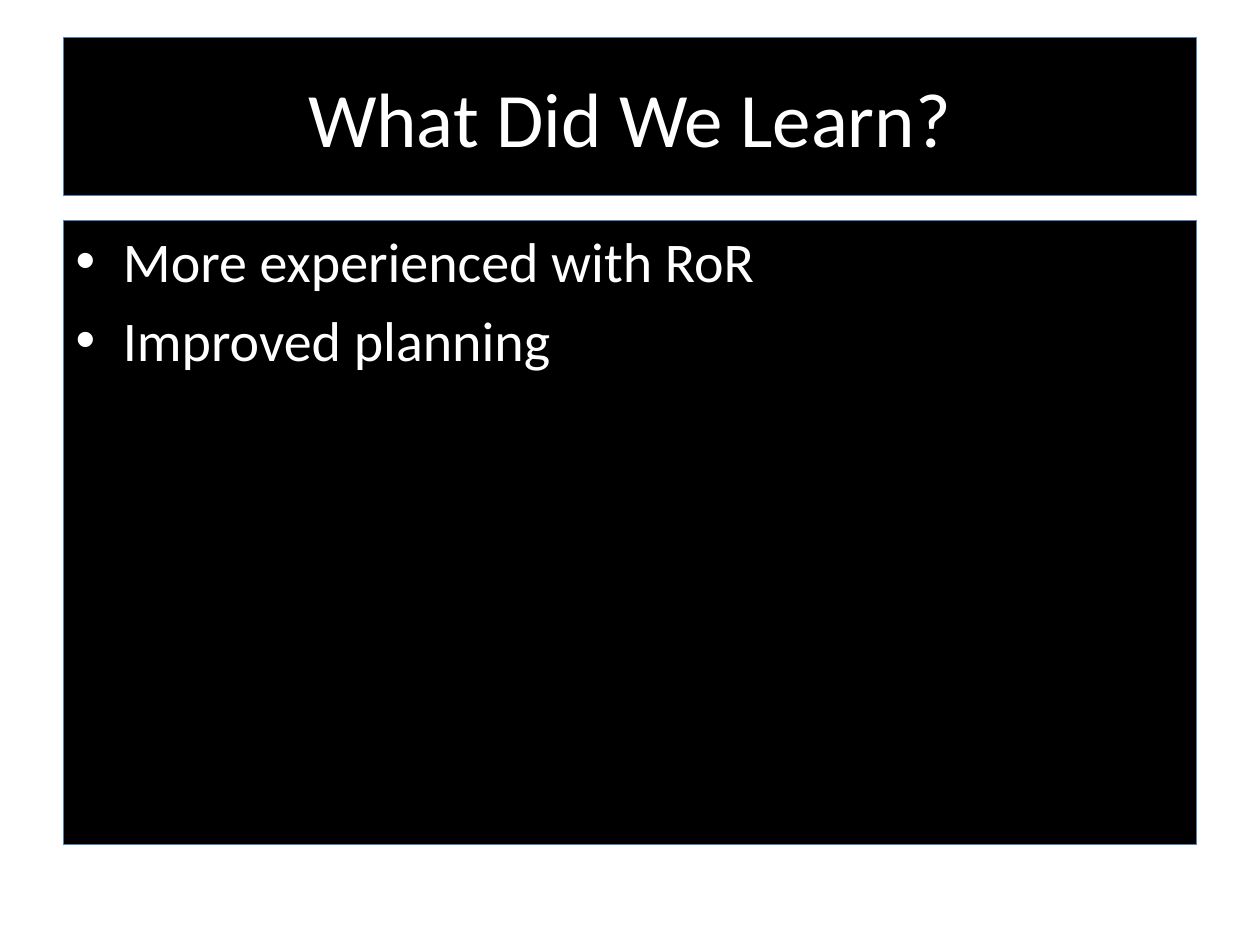
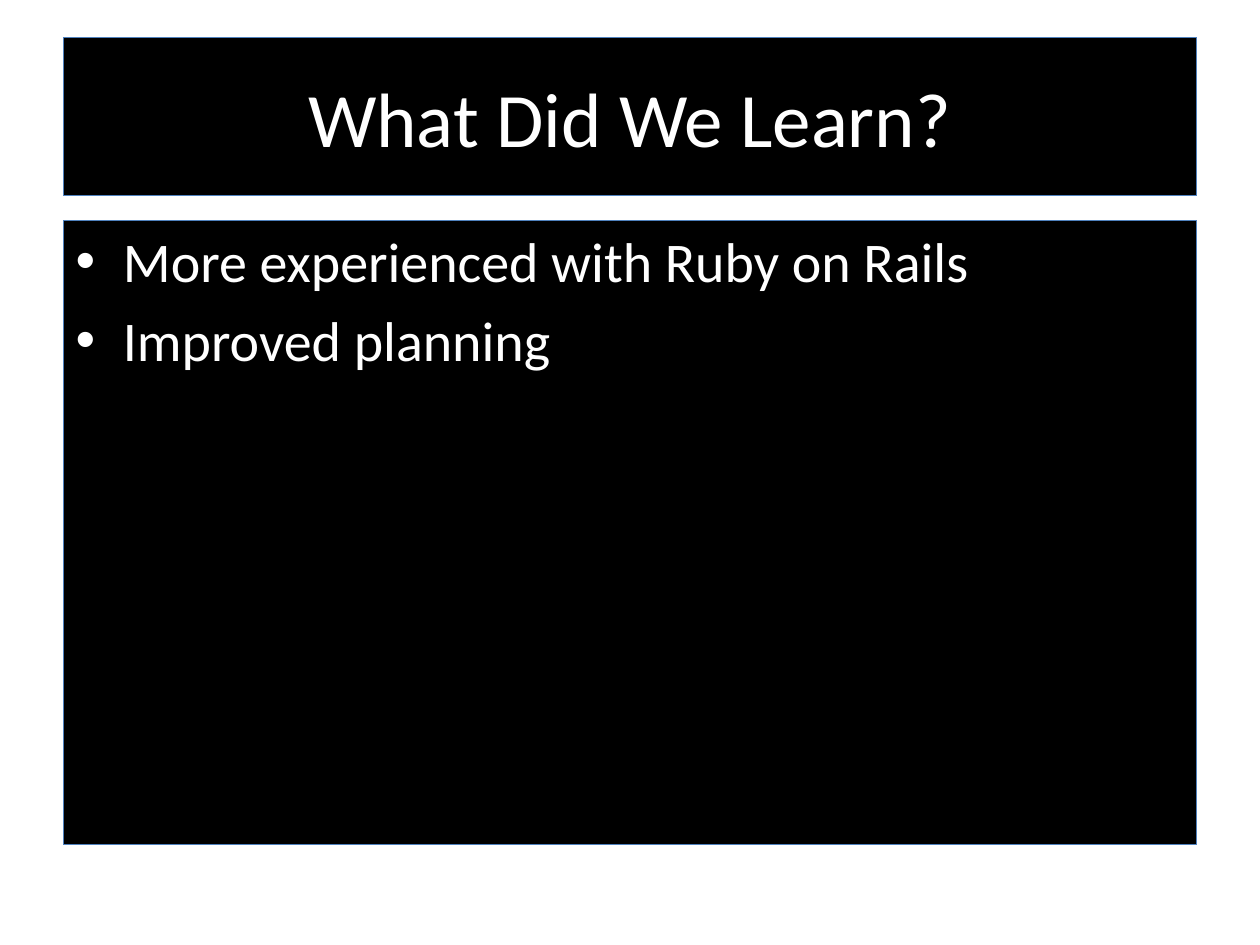
Before and after one commit to RedTeamCOSC470/Documentation, a slide deck: slide 15 of Stargazer_Presentation_Semester2.pptx. Drawn at 1260x945 pixels with LibreOffice and Linux fonts; fonts in the diff are those of the drawing; background and template pictures are left out. Boxes give left, top, right and bottom in pixels: in the first picture for what was removed or moved away, otherwise in the second. Text is boxed around its words. In the diff, an @@ line names an element or a change of style, - is before the commit and + after.

```diff
--- a/Stargazer_Presentation_Semester2.pptx
+++ b/Stargazer_Presentation_Semester2.pptx
@@ text at (123,243,968,291): text changed @@
-• More experienced with RoR
+• More experienced with Ruby on Rails
```
Also in this commit, not shown: 2 other slides changed.
